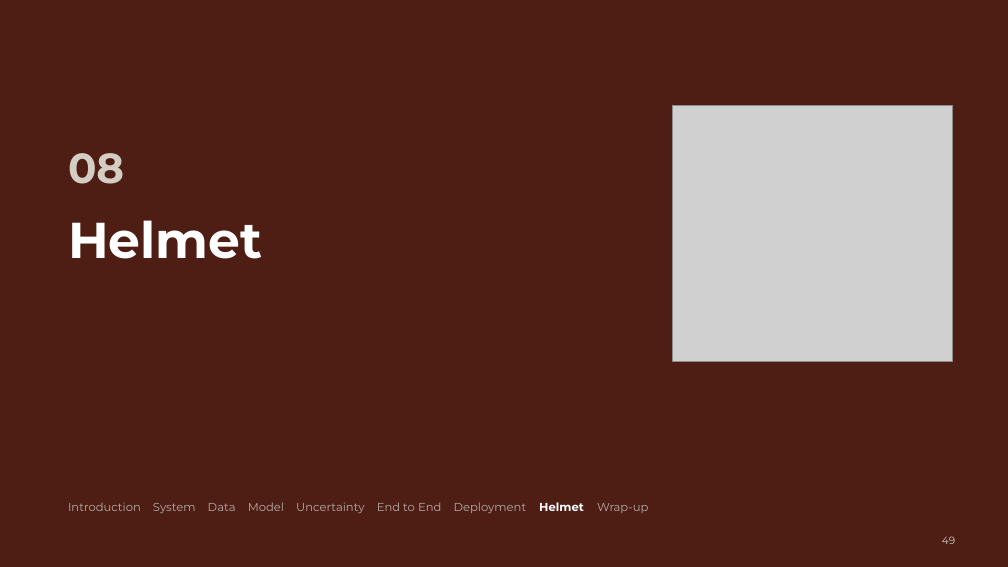
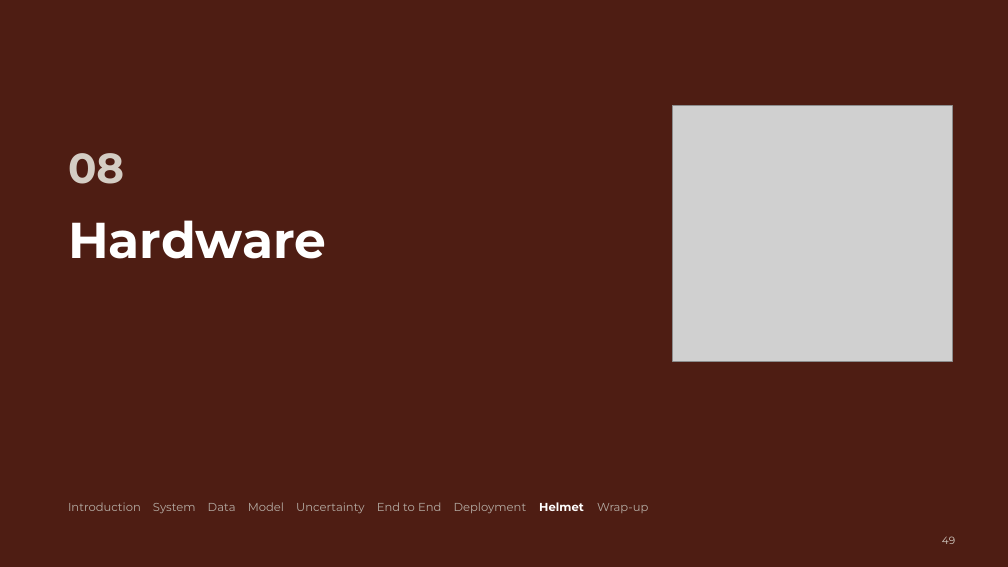
Before and after one commit to MASAR-AUS/SAQR, a slide deck: slide 49 of SAQR CMP490 Presentation.pptx. Drawn at 1008x567 pixels with LibreOffice and Linux fonts; fonts in the diff are those of the drawing; grey boxes stand for pictures. Boxes give left, top, right and bottom in pixels: in the first picture for what was removed or moved away, otherwise in the second. Text is boxed around its words. In the diff, an @@ line names an element or a change of style, - is before the commit and + after.

Commit message:
Hardware Section Changes
-Addition of marketing and engineering req's
-Concept table
-System architecture
-cad
-testing

```diff
--- a/SAQR CMP490 Presentation.pptx
+++ b/SAQR CMP490 Presentation.pptx
@@ title at (68,220,326,259): text changed @@
-Helmet
+Hardware
```
Also in this commit, not shown: 6 slides added.
